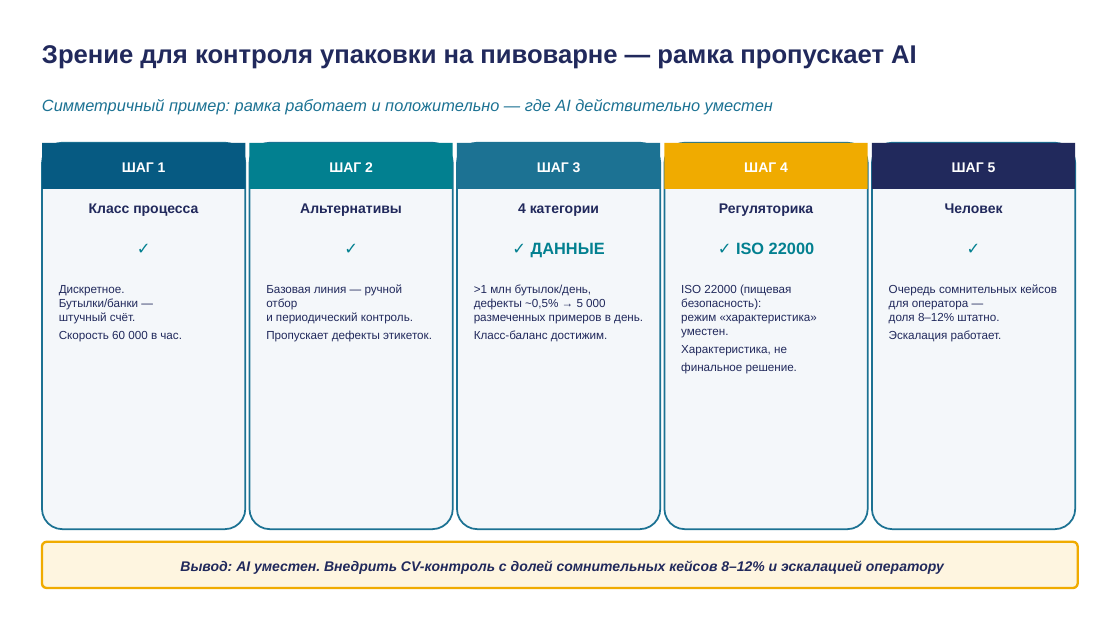
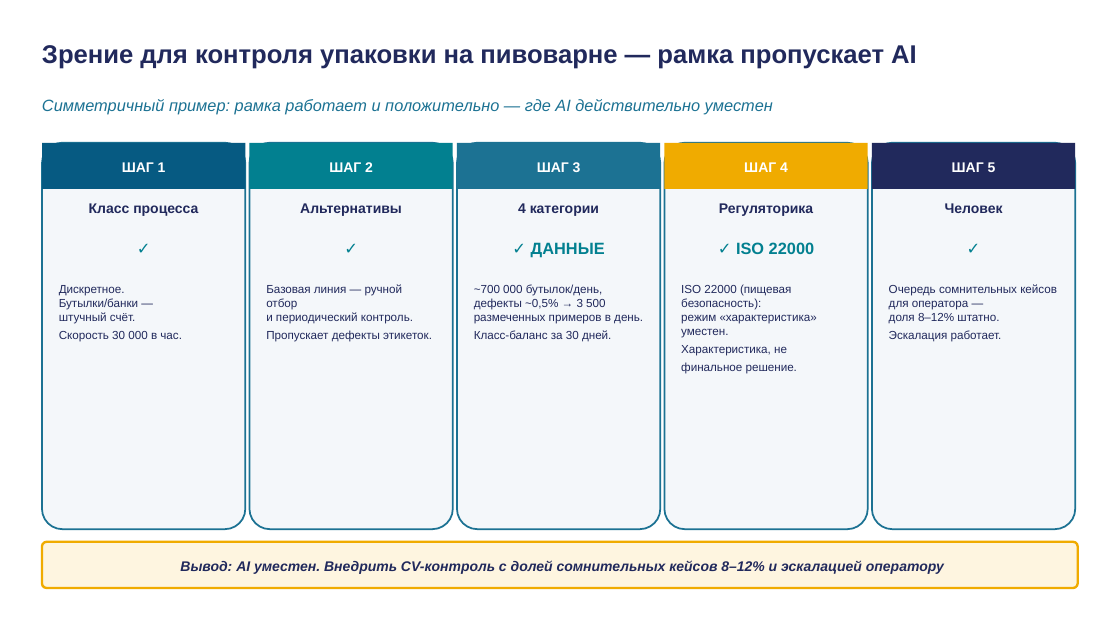
Before and after one commit to tellina-study/AI-usage-lessons, a slide deck: slide 36 of library/lectures/lec-11/rendered/lec-11.pptx. Drawn at 1120x630 pixels with LibreOffice and Linux fonts; fonts in the diff are those of the drawing. Boxes give left, top, right and bottom in pixels: in the first picture for what was removed or moved away, otherwise in the second. Text is boxed around its words. In the diff, an @@ line names an element or a change of style, - is before the commit and + after.

```diff
--- a/library/lectures/lec-11/rendered/lec-11.pptx
+++ b/library/lectures/lec-11/rendered/lec-11.pptx
@@ text at box(59, 285, 182, 342): text changed @@
-Дискретное.
-Бутылки/банки —
-штучный счёт.
-Скорость 60 000 в час.
+Дискретное.
+Бутылки/банки —
+штучный счёт.
+Скорость 30 000 в час.
@@ text at box(474, 284, 643, 342): text changed @@
->1 млн бутылок/день,
-дефекты ~0,5% → 5 000 размеченных примеров в день.
-Класс-баланс достижим.
+~700 000 бутылок/день,
+дефекты ~0,5% → 3 500 размеченных примеров в день.
+Класс-баланс за 30 дней.
```
Also in this commit, not shown: 3 other files.
